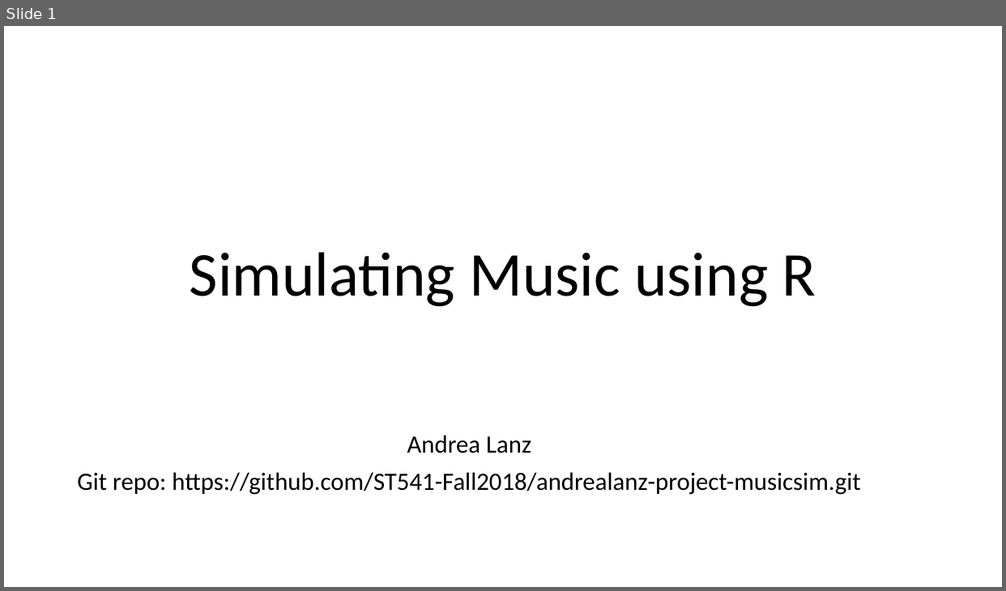
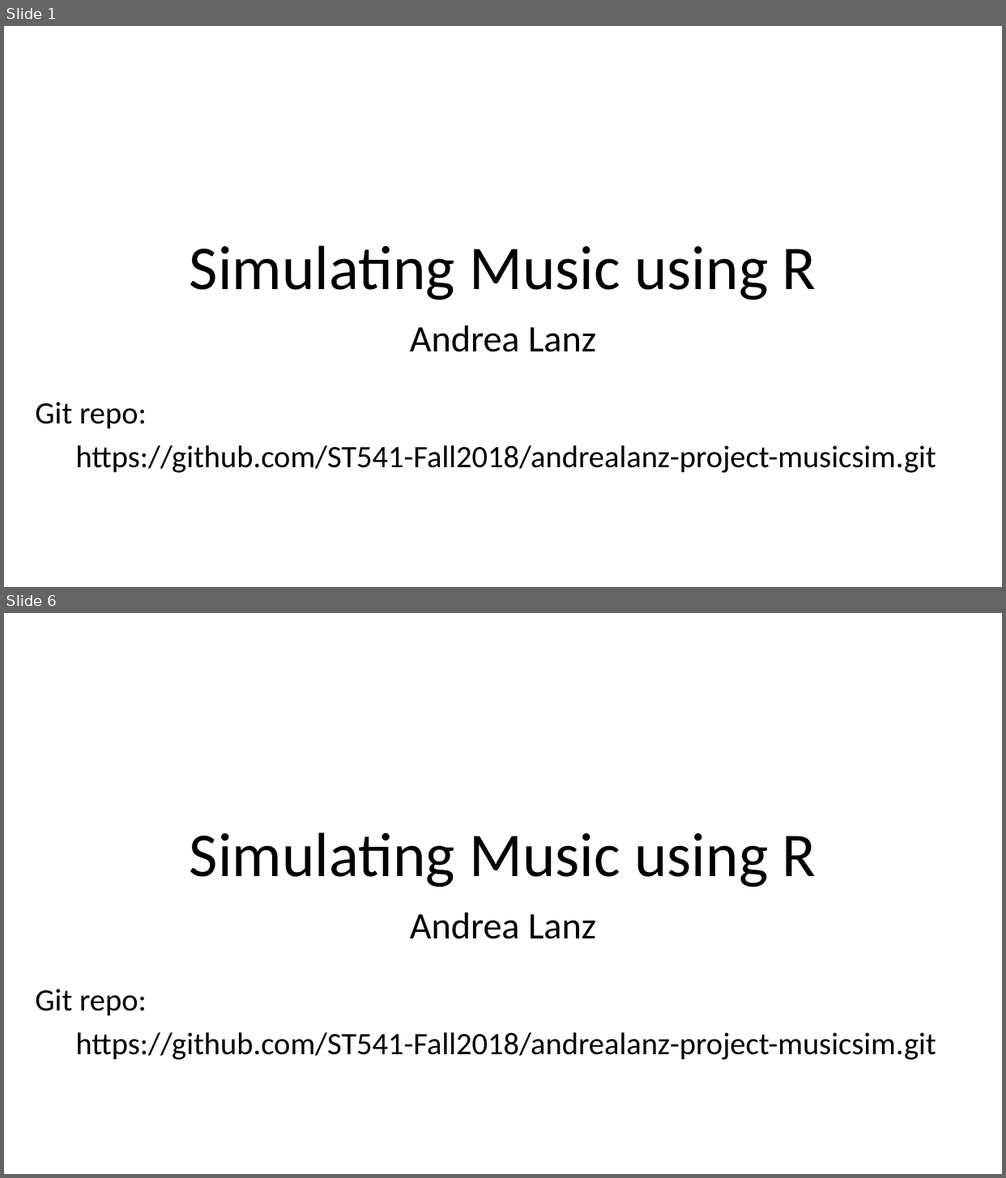
Before and after one commit to andrealanz/ST441-musicsim, a slide deck: doc/project_presentation.pptx. Shown one above the other, each under a label of ours: slide 1 before the commit, slides 1 and 6 after it; the slides between them are not shown. The pictures are 1006x591 and 1006x1178 pixels, drawn with LibreOffice and Linux fonts; fonts in the diff are those of the drawing. Boxes give left, top, right and bottom in pixels: in the first picture for what was removed or moved away, otherwise in the second. Text is boxed around its words. In the diff, an @@ line names an element or a change of style, - is before the commit and + after.

```diff
--- a/doc/project_presentation.pptx
+++ b/doc/project_presentation.pptx
@@ slide 6 added at <box>4,613,1002,1174</box>, background #FFFFFF @@
@@ title added at <box>189,833,816,888</box>, 60 pt, text #000000 @@
+Simulating Music using R
@@ text added at <box>410,913,596,939</box>, 36 pt, text #000000 @@
+Andrea Lanz
@@ subtitle added at <box>35,989,936,1060</box>, 30 pt, text #000000 @@
+Git repo:
+https://github.com/ST541-Fall2018/andrealanz-project-musicsim.git
@@ slide 1 changed as well @@
@@ title "Simulating Music using R": place and size @@
-title "Simulating Music using R" at <box>189,252,816,307</box>
+title "Simulating Music using R" at <box>189,246,816,301</box>
@@ text added at <box>410,326,596,352</box>, 36 pt, text #000000 @@
+Andrea Lanz
@@ subtitle at <box>35,402,936,473</box>: text changed; size 24 to 30 pt @@
-Andrea Lanz
-Git repo: https://github.com/ST541-Fall2018/andrealanz-project-musicsim.git
+Git repo:
+https://github.com/ST541-Fall2018/andrealanz-project-musicsim.git
```
Also in this commit, not shown: 4 other slides added, 4 slides removed, 1 other file.
